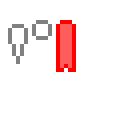
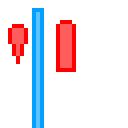
Two versions of the same layered image (128px x 128px). Layer-by-layer changes:
painted on "Слой 2" over [8, 8, 68, 128]
